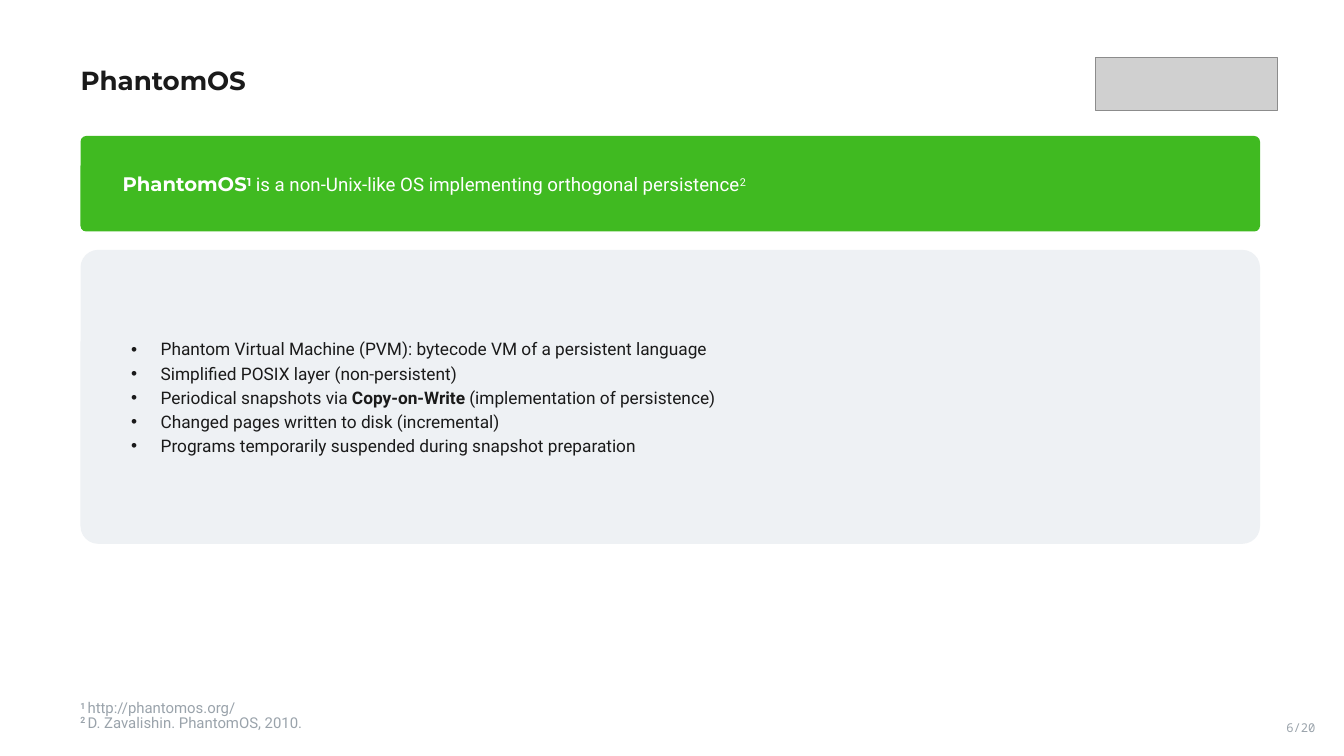
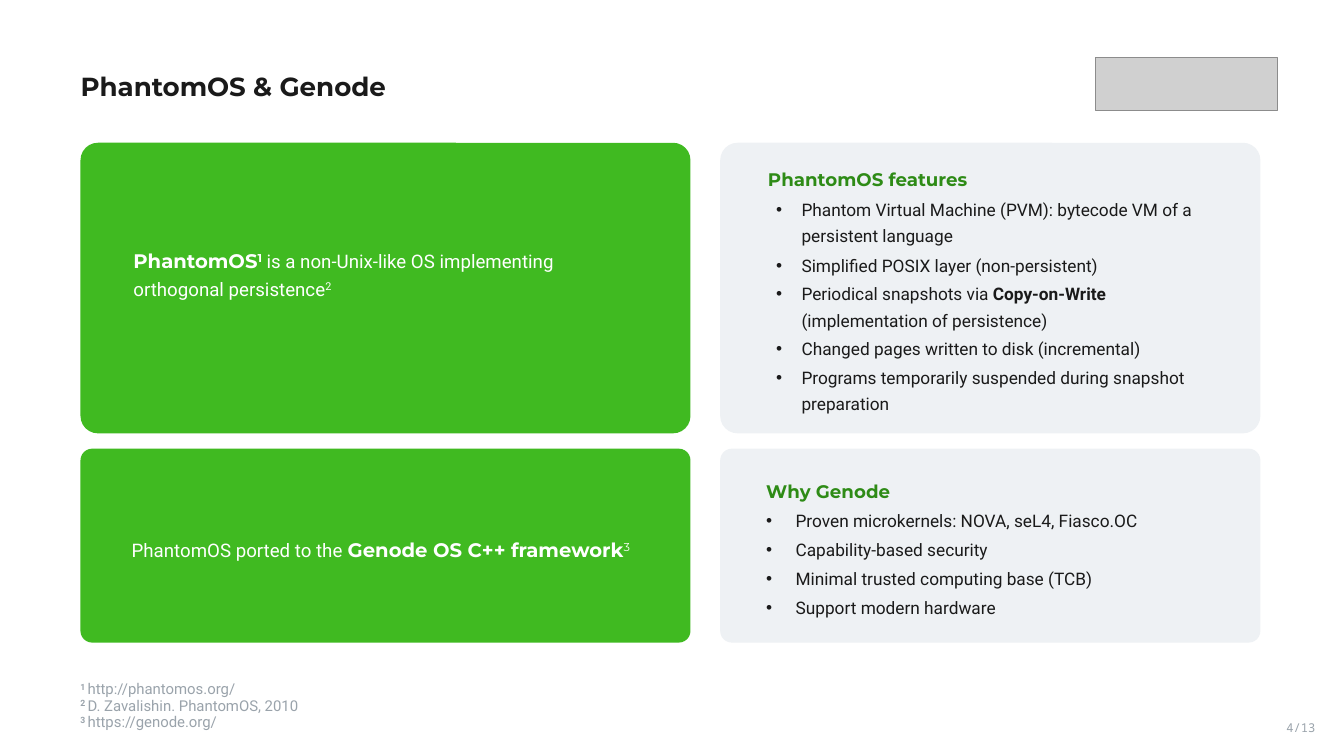
Before and after one commit to VoronM1522/Thesis_draft, a slide deck: slide 4 of presentation/slides_main.pptx (slide 6 before the commit). Drawn at 1344x756 pixels with LibreOffice and Linux fonts; fonts in the diff are those of the drawing; grey boxes stand for pictures. Boxes give left, top, right and bottom in pixels: in the first picture for what was removed or moved away, otherwise in the second. Text is boxed around its words. In the diff, an @@ line names an element or a change of style, - is before the commit and + after.

```diff
--- a/presentation/slides_main.pptx
+++ b/presentation/slides_main.pptx
@@ text at box(81, 76, 386, 97): text changed @@
-PhantomOS
+PhantomOS & Genode
@@ rounded rectangle "PhantomOS1 is a non-Unix-like OS ...": place and size @@
-rounded rectangle "PhantomOS1 is a non-Unix-like OS ..." at box(81, 136, 1260, 231)
+rounded rectangle "PhantomOS1 is a non-Unix-like OS ..." at box(81, 142, 691, 433)
@@ rounded rectangle "PhantomOS1 is a non-Unix-like OS ..." at box(81, 142, 691, 433): line spacing 26pt to 1.24 @@
@@ rounded rectangle "PhantomOS features": place and size @@
-rounded rectangle "PhantomOS features" at box(81, 250, 1260, 544)
+rounded rectangle "PhantomOS features" at box(720, 142, 1261, 433)
@@ text in rounded rectangle at box(768, 172, 968, 187): paragraph added @@
+PhantomOS features
@@ text in rounded rectangle at box(802, 202, 1191, 414): indent changed; line spacing 23.5pt to 1.27; more space between paragraphs @@
@@ rounded rectangle added at box(81, 449, 691, 643), fill #40BA21, 21 pt, text #FFFFFF @@
+PhantomOS ported to the Genode OS C++ framework3
@@ rounded rectangle added at box(720, 449, 1261, 643), fill #EEF1F4, 18.5 pt, text #1A1A1A @@
+Why Genode
+• Proven microkernels: NOVA, seL4, Fiasco.OC
+• Capability-based security
+• Minimal trusted computing base (TCB)
+• Support modern hardware
@@ text at box(88, 683, 236, 697): line spacing 15pt to 0.94 @@
@@ text at box(80, 700, 298, 730): text changed @@
-2 D. Zavalishin. PhantomOS, 2010.
+2 D. Zavalishin. PhantomOS, 2010
+3 https://genode.org/
@@ text at box(1286, 723, 1315, 732): text changed @@
-6/20
+4/13
```
Also in this commit, not shown: 12 other slides changed, 8 slides removed, 4 other files.
